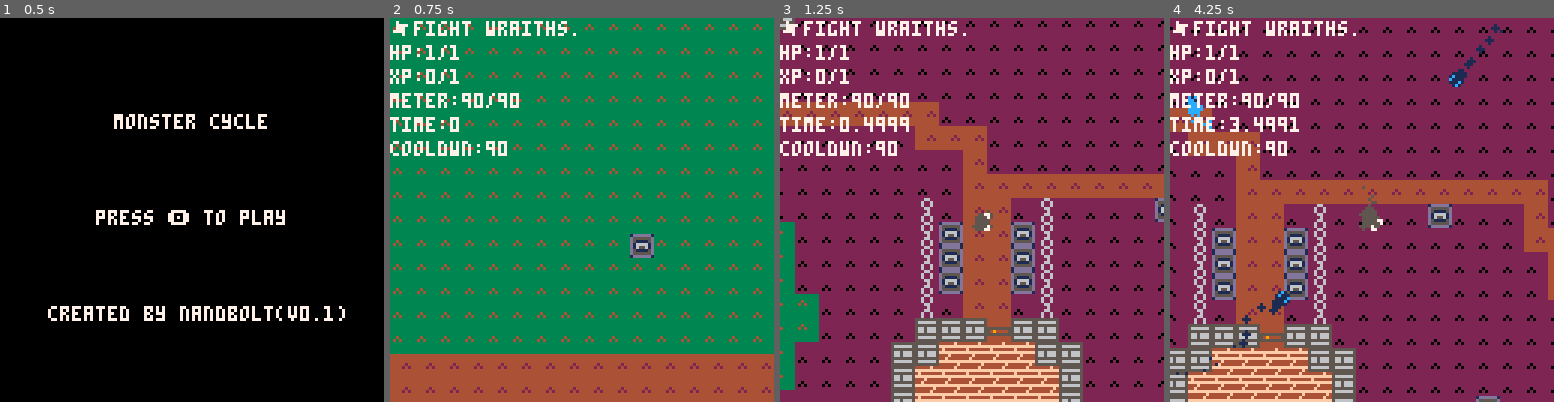
Above: before the commit, frames 1-4 (left to right).
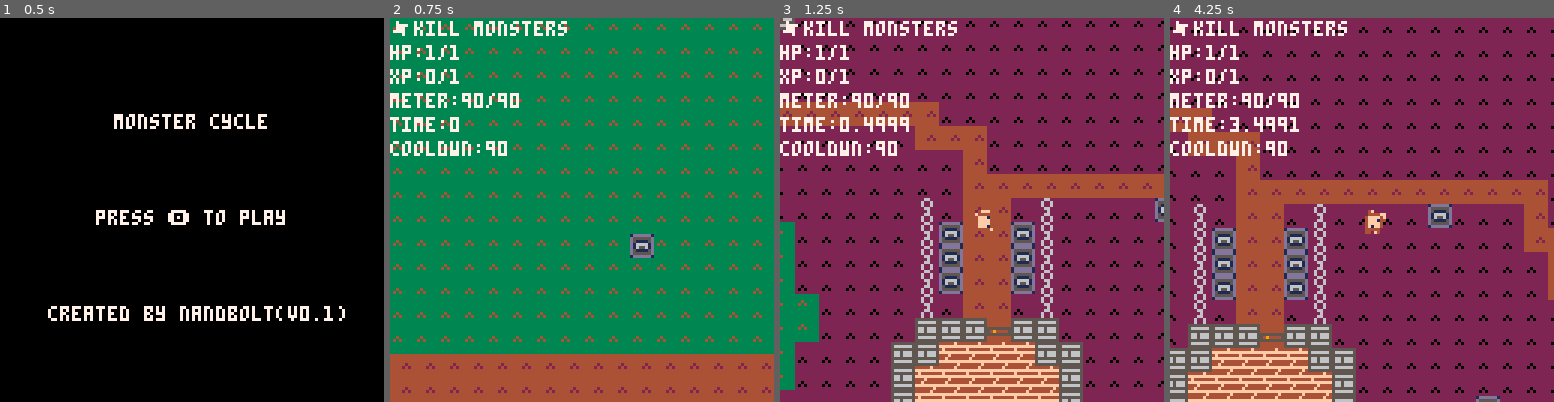
Above: after the commit, the same moments.

Repository: nandbolt/Monster-Cycle
Game: PICO-8 cartridge monster-cycle.p8
Two runs of this game, one before a commit and one after it. Both use one fixed random seed, a clock stepped at 60 frames per second and the inputs below.
Inputs:
- Up to frame 1 (0.5 s): tap X (X key) at 0.33 s
- Up to frame 2 (0.75 s): tap O (Z key) at 0.7 s
- Up to frame 3 (1.25 s): tap X (X key) at 1.07 s
- Up to frame 4 (4.25 s): hold Right 1.6-2.1 s; tap O (Z key) every 0.4 s from 1.7 to 4.1 s; tap X (X key) at 1.85, 2.97, 4.08 s; hold Up 2.15-2.42 s; hold Right 2.47-3.03 s; hold Left 3.08-3.58 s; hold Down 3.63-3.97 s; hold Right from 4.02 s (still down)

Frame 1 is identical in both runs. In frame 2, 0.3% of the frame differs, in the area x 7-49%, y 0-5%; in frame 3, 0.6%; in frame 4, 1.6%, in the area x 1-87%, y 0-93%.

Commit message:
actors in world

Diff:
--- a/monster-cycle.p8
+++ b/monster-cycle.p8
@@ -46,7 +46,8 @@
 		--add player
 		spnr.x=hmw+irnd(0,128)-64
 		spnr.y=hmh+irnd(0,128)-64
-		make_wraith(spnr.x,spnr.y,true)
+		--make_wraith(spnr.x,spnr.y,true)
+		make_human(spnr.x,spnr.y,true)
 	end
 end
 
@@ -142,11 +143,13 @@
 			--debug
 			cursor(xx,yy+40)
 			print("cooldwn:"..player.cooldwn)
+		--death menu
 		elseif gstate==gst_dead then
 			cursor(cam.x+32,cam.y+32)
 			print("death.",7)
 			cursor(cam.x+32,cam.y+64)
 			print("❎ to retry",7)
+		--victory menu
 		elseif gstate==gst_complete then
 			cursor(cam.x+32,cam.y+16)
 			print("zombie reborn.",7)
@@ -237,14 +240,14 @@
 
 	--states
 	ghost.ethereal=true
+
+	--dash
 	ghost.dashing=false
-
-	--movement
 	ghost.dashspd=3
+	ghost.dashctrail=1 --dash trail color
 
 	--trail
 	ghost.normctrail=12 --normal trail color
-	ghost.dashctrail=1 --dash trail color
 	ghost.ctrail=ghost.normctrail --trail color
 
 	--player or npc
@@ -465,9 +468,6 @@
 end
 -->8
 --zombie
---essentially a copy/paste
---of ghost(done due to lack
---of time in game jam)
 
 --creates a zombie and adds it
 --to the list of ghosts
@@ -475,11 +475,22 @@
 	local zombie={}
 
 	--actor
-	init_actor(zombie,x,y,2,33,34,
-	35,2,0.1,1,3,90,90,false,is_player)
-
-	--dash
-	zombie.dashing=false
+	init_actor(zombie,x,y,is_player)
+
+	--sprite
+	zombie.rsprs={33,49}
+	zombie.dsprs={34,50}
+	zombie.dgsprs={35,51}
+	zombie.sprs=zombie.rsprs
+
+	--player or npc
+	if is_player then
+		zombie.update_input=update_player_input
+		zombie.goal="웃eat humans."
+		player=zombie
+	else
+		init_actor_npc(zombie,zombie_npc_input)
+	end
 
 	--add to list
 	add(zombies,zombie)
@@ -494,72 +505,24 @@
 	move_and_collide(zombie)
 end
 
-
 --renders the zombie
 function draw_zombie(zombie)
 	draw_actor(zombie)
 end
 
---zombie npc input
+-- npc input
 function zombie_npc_input(zombie)
-	--update state
-	zombie.mcnt+=1
-	if (zombie.mcnt%2)==0 then
-		zombie_npc_think(zombie)
-	end
-
-	--states
-	if zombie.mstate==st_fight then
-		--update target position
-		if zombie.targ!=nil then
-			zombie.tx=zombie.targ.x+irnd(0,64)-32
-			zombie.ty=zombie.targ.y+irnd(0,64)-32
-		end
-	else
-		--update target
-		if (zombie.mcnt%30)==0 then
-			zombie.tx=zombie.x+irnd(0,64)-32
-			zombie.ty=zombie.y+irnd(0,64)-32
-		end
-	end
+	--update target
+	zombie.tx=zombie.x+irnd(0,64)-32
+	zombie.ty=zombie.y+irnd(0,64)-32
 
 	--update input direction
 	zombie.dx=clamp(zombie.tx-zombie.x,-1,1)
 	zombie.dy=clamp(zombie.ty-zombie.y,-1,1)
 end
 
---zombie kill
-function zombie_kill(zombie,ozombie)
-	--add xp
-	zombie.xp=clamp(zombie.xp+1,0,zombie.maxxp)
-
-	--destroy other zombie
-	del(zombies,ozombie)
-end
-
---zombie ascend
-function zombie_ascend(zombie)
-	--destroy zombie
-	del(zombies,zombie)
-end
-
 --zombie npc think
 function zombie_npc_think(zombie)
-	if (zombie.mstate==st_wander) then
-		--check near target
-		for ozombie in all(zombie) do
-		 if zombie!=ozombie and get_dist(zombie.x,zombie.y,ozombie.x,ozombie.y)<=zombie.tradius then
-		 	zombie.targ=ozombie
-		 	zombie.mstate=st_fight
-		 	zombie.idash=true
-		 end
-		end
-	else
-		local dist = get_dist(zombie.x,zombie.y,zombie.targ.x,zombie.targ.y)
-		if zombie.targ==nil or dist>zombie.tradius then
-			zombie.mstate=st_wander
-		end
-	end
 end
 -->8
 --actor
@@ -571,16 +534,20 @@
 	a.y=y --y position
 	a.vx=0 --x velocity
 	a.vy=0 --y velocity
+	a.spd=0 --speed (for queries)
 	a.maxspd=2 --current max move speed
 	a.normspd=2 --normal max move speed
 	a.accel=0.1 --move acceleration
 	a.ethereal=false --ethereal=no wall collisions
 
 	--sprite
-	a.rspr=1 --right sprite
-	a.dspr=2 --down sprite
-	a.dgspr=3 --diagonal sprite
-	a.spr=1 --current sprite
+	a.rsprs={1} --right sprites
+	a.dsprs={2} --down sprites
+	a.dgsprs={3} --diagonal sprites
+	a.sprs=a.rsprs --current sprites
+	a.spridx=1 --current sprite index
+	a.animspd=1 --animation speed (frames per second)
+	a.animcnt=0 --animation counter
 	a.flipx=false --sprite flip x
 	a.flipy=false --sprite flip y
 
@@ -665,6 +632,9 @@
 		a.vy=0
 	end
 	a.y=clamp(a.y+a.vy,0,mh-ts)
+
+	--update speed
+	a.spd=get_vec_len(a.vx,a.vy)
 end
 
 --checks actor collisions
@@ -704,6 +674,16 @@
 
 --renders the actor
 function draw_actor(a)
+	--update sprites
+	a.animcnt+=a.spd*3
+	if a.animcnt>=30 then
+		a.animcnt=a.animcnt%30
+		a.spridx+=1
+		if a.spridx>#a.sprs then
+			a.spridx=1
+		end
+	end
+
 	--if moving
 	if (get_dist(0,0,a.vx,
 		a.vy)>a.maxspd/2) then
@@ -711,9 +691,9 @@
 		if abs(abs(a.vx)-
 			abs(a.vy))<1 then
 			if a.dashing then
-				a.spr=19
+				a.sprs={19}
 			else
-				a.spr=a.dgspr
+				a.sprs=a.dgsprs
 			end
 
 			--update facing direction
@@ -730,9 +710,9 @@
 		--down sprite
 		elseif abs(a.vx)<abs(a.vy) then
 			if a.dashing then
-				a.spr=18
+				a.sprs={18}
 			else
-				a.spr=a.dspr
+				a.sprs=a.dsprs
 			end
 
 			--update y facing direction
@@ -744,9 +724,9 @@
 		--right sprite
 		else
 			if a.dashing then
-				a.spr=17
+				a.sprs={17}
 			else
-				a.spr=a.rspr
+				a.sprs=a.rsprs
 			end
 
 			--update x facing direction
@@ -759,7 +739,7 @@
 	end
 
 	--ghost sprite
-	spr(a.spr,a.x,a.y,
+	spr(a.sprs[a.spridx],a.x,a.y,
 		1,1,a.flipx,a.flipy)
 
 	--draw hitbox
@@ -783,10 +763,10 @@
 	init_actor(wraith,x,y,is_player)
 
 	--sprite
-	wraith.rspr=4
-	wraith.dspr=5
-	wraith.dgspr=6
-	wraith.spr=4
+	wraith.rsprs={4}
+	wraith.dsprs={5}
+	wraith.dgsprs={6}
+	wraith.sprs={4}
 
 	--trail
 	wraith.ctrail=5 --trail color
@@ -849,53 +829,190 @@
 spnr.maxskeletons=4 --max skeleton spawns
 spnr.maxhumans=4 --max human spawns
 
+--update spawn point
+-- if not ethereal, dont
+-- spawn in walls
+function update_spawnpoint(ethereal)
+	spnr.x=cam.x+irnd(0,1)*(ss+ts)-ts
+	spnr.y=cam.y+irnd(0,1)*(ss+ts)-ts
+end
+
 --update spawner
 function update_spawner()
 	spnr.cnt+=1
 	if spnr.cnt%spnr.freq==0 then
-		local n=irnd(0,1)
+		local n=irnd(0,4)
 		if n==0 and #ghosts<spnr.maxghosts then
-			spnr.x=cam.x+irnd(0,1)*(ss+ts)-ts
-			spnr.y=cam.y+irnd(0,1)*(ss+ts)-ts
+			update_spawnpoint(true)
 			make_ghost(spnr.x,spnr.y,false)
 		elseif #wraiths<spnr.maxwraiths then
-			spnr.x=cam.x+irnd(0,1)*(ss+ts)-ts
-			spnr.y=cam.y+irnd(0,1)*(ss+ts)-ts
+			update_spawnpoint(true)
 			make_wraith(spnr.x,spnr.y,false)
-		end
-	end
+		elseif #zombies<spnr.maxzombies then
+			update_spawnpoint(false)
+			make_zombie(spnr.x,spnr.y,false)
+		elseif #skeletons<spnr.maxskeletons then
+			update_spawnpoint(false)
+			make_skeleton(spnr.x,spnr.y,false)
+		elseif #humans<spnr.maxhumans then
+			update_spawnpoint(false)
+			make_human(spnr.x,spnr.y,false)
+		end
+	end
+end
+-->8
+--skeleton
+
+--creates a zombie and adds it
+--to the list of skeletons
+function make_skeleton(x,y,is_player)
+	local skeleton={}
+
+	--actor
+	init_actor(skeleton,x,y,is_player)
+
+	--sprite
+	skeleton.rsprs={36,52}
+	skeleton.dsprs={37,53}
+	skeleton.dgsprs={38,54}
+	skeleton.sprs=skeleton.rsprs
+
+	--player or npc
+	if is_player then
+		skeleton.update_input=update_player_input
+		skeleton.goal="웃fight humans."
+		player=skeleton
+	else
+		init_actor_npc(skeleton,skeleton_npc_input)
+	end
+
+	--add to list
+	add(skeletons,skeleton)
+end
+
+--updates zombie logic
+function update_skeleton(skeleton)
+	--get input
+	skeleton.update_input(skeleton)
+
+	--move and collide
+	move_and_collide(skeleton)
+end
+
+--renders the skeleton
+function draw_skeleton(skeleton)
+	draw_actor(skeleton)
+end
+
+-- npc input
+function skeleton_npc_input(skeleton)
+	--update target
+	skeleton.tx=skeleton.x+irnd(0,64)-32
+	skeleton.ty=skeleton.y+irnd(0,64)-32
+
+	--update input direction
+	skeleton.dx=clamp(skeleton.tx-skeleton.x,-1,1)
+	skeleton.dy=clamp(skeleton.ty-skeleton.y,-1,1)
+end
+
+--skeleton npc think
+function skeleton_npc_think(skeleton)
+end
+-->8
+--human
+
+--creates a human and adds it
+--to the list of humans
+function make_human(x,y,is_player)
+	local human={}
+
+	--actor
+	init_actor(human,x,y,is_player)
+
+	--sprite
+	if rnd(1)<0.5 then
+		human.rsprs={7,23}
+		human.dsprs={8,24}
+		human.dgsprs={9,25}
+	else
+		human.rsprs={39,55}
+		human.dsprs={40,56}
+		human.dgsprs={41,57}
+	end
+	human.sprs=human.rsprs
+
+	--player or npc
+	if is_player then
+		human.update_input=update_player_input
+		human.goal="✽kill monsters"
+		player=human
+	else
+		init_actor_npc(human,human_npc_input)
+	end
+
+	--add to list
+	add(humans,human)
+end
+
+--updates human logic
+function update_human(human)
+	--get input
+	human.update_input(human)
+
+	--move and collide
+	move_and_collide(human)
+end
+
+--renders the human
+function draw_human(human)
+	draw_actor(human)
+end
+
+-- npc input
+function human_npc_input(human)
+	--update target
+	human.tx=human.x+irnd(0,64)-32
+	human.ty=human.y+irnd(0,64)-32
+
+	--update input direction
+	human.dx=clamp(human.tx-human.x,-1,1)
+	human.dy=clamp(human.ty-human.y,-1,1)
+end
+
+--human npc think
+function human_npc_think(human)
 end
 __gfx__
 00000000000000000000000000000000000000000000000000050000000fff4000000040004f0000222222222226622200000000000000000000000000000000
 00000000000ccc00000cc00000cc00000055770000500500005550004f444400004444f0004444ff222222222262262200000000000000000000000000000000
-0070070000cc11c000cccc000ccccc0005555750055555500555550004fff04004ffff4004ffff4f662226622262262200000000000000000000000000000000
-000770000cccccc00cccccc00cccc1c000555500055555505555577004ffff4044ffff4f04fff044226262262226622200000000000000000000000000000000
+0070070000cc11c000cccc000ccccc0005555750055555500555550004fff14004ffff4004ffff4f662226622262262200000000000000000000000000000000
+000770000cccccc00cccccc00cccc1c000555500055555505555577004ffff4044ffff4f04fff144226262262226622200000000000000000000000000000000
 000770000cccccc00c1cc1c000cccc1000555500075555700555557004ffff4044ffff4f04ffff40226662262222622200000000000000000000000000000000
-0070070000cc11c00c1cc1c000c1ccc005555750077557700057550004fff040040ff04f04f0ff40662226622226622200000000000000000000000000000000
+0070070000cc11c00c1cc1c000c1ccc005555750077557700057550004fff140041ff14f04f1ff40662226622226622200000000000000000000000000000000
 00000000000ccc0000cccc00000c1c00005577000050050000077000004444f40f44440404444400222222222262262200000000000000000000000000000000
 0000000000000000000000000000000000000000000000000000000000044000040000000440f400222222222262262200000000000000000000000000000000
 33333333000000000000000000000000000000000000000000050000000440000400000000000000000000000000000000000000000000000000000000000000
 33333333000111000001100000110000005588000050050000555000004444f40f44440000444444000000000000000000000000000000000000000000000000
-334333330011cc10001111000111110005555850055555500555550004fff04004ffff4044ffff44000000000000000000000000000000000000000000000000
-34343333011111100111111001111c1000555500055555505555588004ffff40f4ffff44f4fff040000000000000000000000000000000000000000000000000
+334333330011cc10001111000111110005555850055555500555550004fff14004ffff4044ffff44000000000000000000000000000000000000000000000000
+34343333011111100111111001111c1000555500055555505555588004ffff40f4ffff44f4fff140000000000000000000000000000000000000000000000000
 333333330111111001c11c10001111c000555500085555800555558004ffff40f4ffff4404ffff4f000000000000000000000000000000000000000000000000
-333333330011cc1001c11c10001c111005555850088558800058550004fff040f40ff04004f0ff44000000000000000000000000000000000000000000000000
+333333330011cc1001c11c10001c111005555850088558800058550004fff140f41ff14004f1ff44000000000000000000000000000000000000000000000000
 3333333300011100001111000001c1000055880000500500000880004f444400404444f00f444400000000000000000000000000000000000000000000000000
 33333333000000000000000000000000000000000000000000000000000fff40000000400ff40000000000000000000000000000000000000000000000000000
 2222222200033350000000500005300000dd77d000dddd0000dddd00000444500000005000540000000000000000000000000000000000000000000000000000
 222222225355550000555530005555330d77dd000d7777d00d707dd7545555000055554000555544000000000000000000000000000000000000000000000000
-22222222053338500533335005333353d7007dd0d707707dd77707d7054440500544445005444454000000000000000000000000000000000000000000000000
-22222222053333503533335305333855d77777d0d707707dd0777ddd054444505544445405444055000000000000000000000000000000000000000000000000
+22222222053338500533335005333353d7007dd0d707707dd77707d7054441500544445005444454000000000000000000000000000000000000000000000000
+22222222053333503533335305333855d77777d0d707707dd0777ddd054444505544445405444155000000000000000000000000000000000000000000000000
 22222222053333503533335305333350d77777d0dd7777d7d70777d0054444505544445405444450000000000000000000000000000000000000000000000000
-22022222053338503583385305383350d7007dd00dd77dd7dd7d7dd0054440500504405405404450000000000000000000000000000000000000000000000000
+22022222053338503583385305383350d7007dd00dd77dd7dd7d7dd0054441500514415405414450000000000000000000000000000000000000000000000000
 202022220055553553555505035555000d77dd7d07dddd0d0ddddd00005555450455550505555500000000000000000000000000000000000000000000000000
 2222222200033350050000000335350000ddd0000d0000000007d000000550000500000005504500000000000000000000000000000000000000000000000000
 4444444400033350050000000000000000ddd00000dddd0000dddd00000550000500000000000000000000000000000000000000000000000000000000000000
 444444440055553503555500005555330d77dd7d0d7777d00d707dd0005555450455550000555555000000000000000000000000000000000000000000000000
-44444444053338500533335005333353d7007dd0d707707dd77707d0054440500544445055444455000000000000000000000000000000000000000000000000
-44444244053333503533335355333855d77777d0d707707dd0777dd7054444504544445545444050000000000000000000000000000000000000000000000000
+44444444053338500533335005333353d7007dd0d707707dd77707d0054441500544445055444455000000000000000000000000000000000000000000000000
+44444244053333503533335355333855d77777d0d707707dd0777dd7054444504544445545444150000000000000000000000000000000000000000000000000
 44442424053333503533335335333353d77777d07d7777ddd70777dd054444504544445505444454000000000000000000000000000000000000000000000000
-44444444053338503583385305383355d7007dd07dd77dd0dd7d7dd0054440504504405005404455000000000000000000000000000000000000000000000000
+44444444053338503583385305383355d7007dd07dd77dd0dd7d7dd0054441504514415005414455000000000000000000000000000000000000000000000000
 444444445355550050555535035555000d77dd00d0dddd700ddddd00545555005055554004555500000000000000000000000000000000000000000000000000
 4444444400033350000000500335000000dd77d0000000d0077d0000000444500000005004450000000000000000000000000000000000000000000000000000
 55555555222222222226622200000000000000000000000000000000000000000000000000000000000000000000000000000000000000000000000000000000
